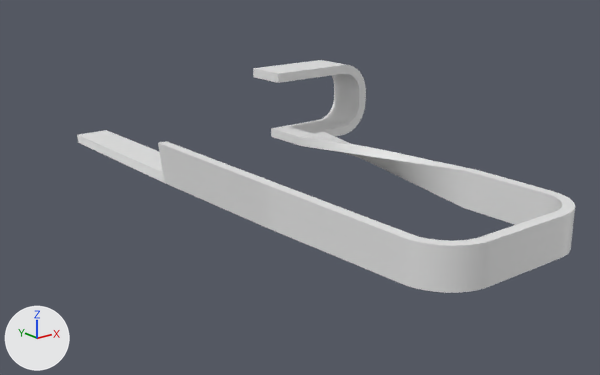
An edit to the FBX model Blends/Advanced Lap.fbx, drawn before and after from the same camera.
Before and after are seen from a 50 mm camera at (-24.7, -32.3, 8.6) aimed at (-2.2, -4.1, -2.7). Arrows for +X, +Y and +Z are at lower left; the lights stay in place.
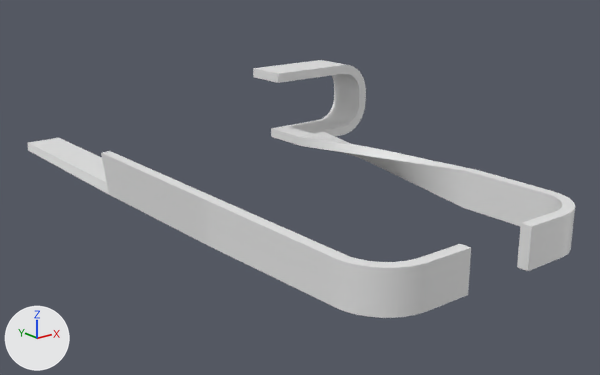
The change, as a list of edits to the scene's bpy script:
```text
Change me_plane_001:
    used by ob_plane; location = (0.0, 0.0, 0.0)
    remove me_plane_001.from_pydata(...)  # 652 vertices, 644 faces; spans x -6.6..4.7, y -16.9..10.7, z -2.9..2.0
    add me_plane_001.from_pydata(...)  # 660 vertices, 650 faces; spans x -9.5..4.7, y -16.9..10.7, z -2.9..2.0
    me_plane_001 part 1: a new loose piece of 96 vertices spanning x -9.5..-5.6, y -16.9..10.7, z -2.9..-0.8
    me_plane_001 part 2
    92 vertices are removed from x -6.6..-4.4, y -16.9..10.7, z -2.9..-0.8
    93 faces are deleted
    4 vertices are added at (-2.6, -16.5, -0.8), (-2.6, -16.5, -2.4), (-2.6, -16.9, -0.8), (-2.6, -16.9, -2.4)
    5 new faces join them
```

Location of each change, (x1, y1, x2, y2) in pixels of the pictures (600 x 375 px):
'Plane', reshaped (10% wider, 11% taller): before (77, 60, 575, 293); after (28, 60, 575, 318)
part 1 of me_plane_001, added: after (28, 138, 471, 318)
part 2 of me_plane_001, cut back: before (77, 130, 565, 293); after (517, 212, 565, 271)
